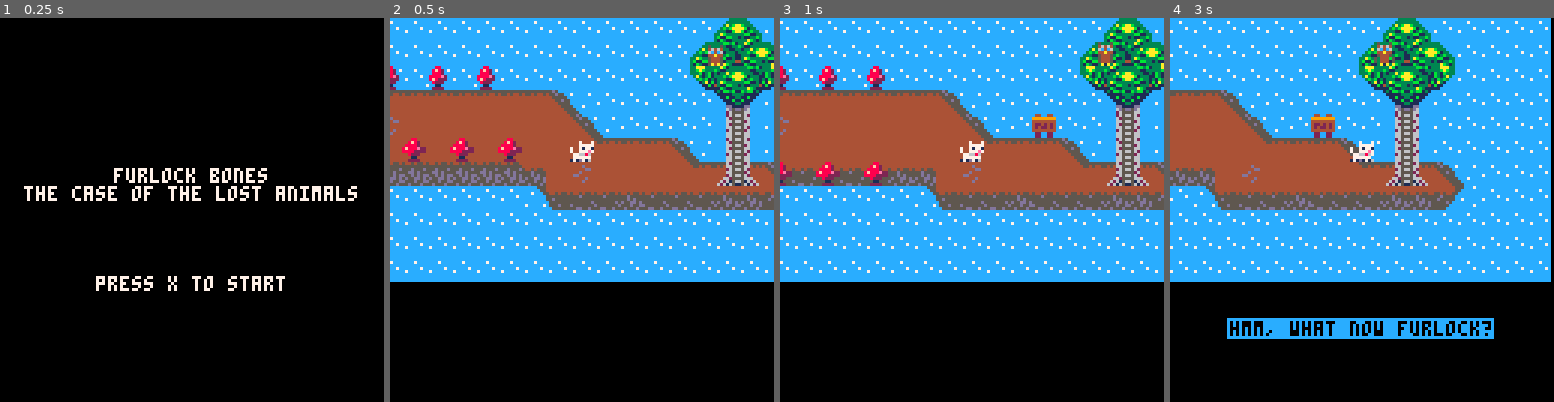
Above: before the commit, frames 1-4 (left to right).
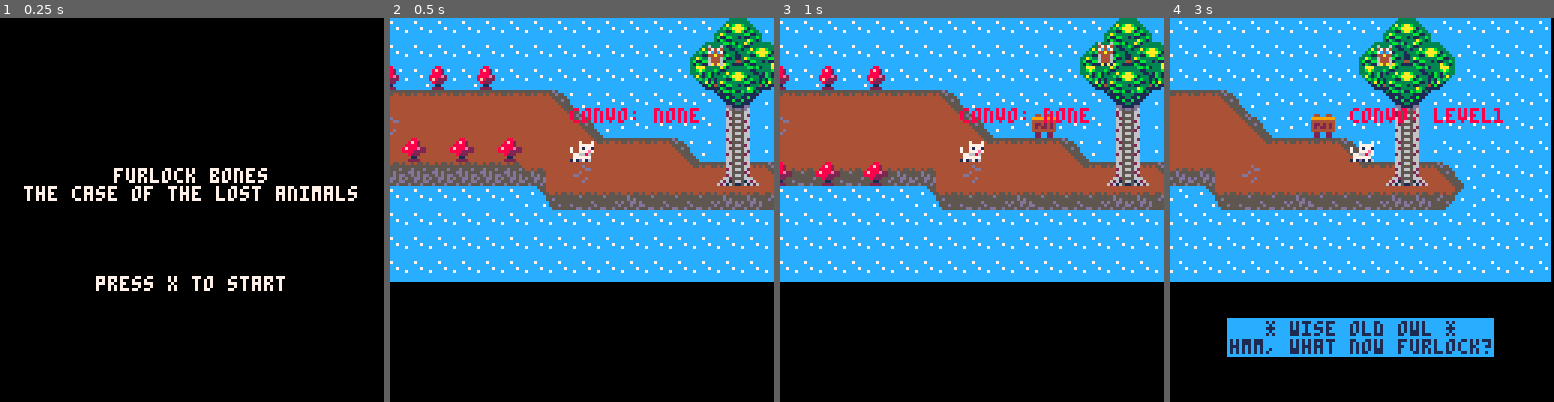
Above: after the commit, the same moments.

Repository: Mackeriah/FurlockBones-game
Game: PICO-8 cartridge furlock bones.p8
Same seed, same stepped clock (60 frames per second), same inputs: the game is played once before the commit and once after it.
Inputs:
- Up to frame 1 (0.25 s): no input
- Up to frame 2 (0.5 s): tap X (X key) at 0.33 s
- Up to frame 3 (1 s): tap O (Z key) at 0.7 s
- Up to frame 4 (3 s): tap X (X key) at 1.07, 1.85, 2.97 s; hold Right 1.6-2.1 s; tap O (Z key) every 0.4 s from 1.7 to 2.9 s; hold Up 2.15-2.42 s; hold Right from 2.47 s (still down)

Frame 1 is identical in both runs. In frame 2, 0.6% of the frame differs, in the area x 46-87%, y 7-28%; in frame 3, 0.6%; in frame 4, 5.4%, in the area x 14-87%, y 6-89%.

Commit message:
various
- owl animation tweaks as per Eliza feedback
- reorganised functions
- created new functions for extraneous code
- other AKA I forgot

Diff:
--- a/furlock bones.p8
+++ b/furlock bones.p8
@@ -11,7 +11,7 @@
 
 -- Furlock Bones: Consulting Dogtective --
 
---init, update, draw and draw functions
+--init, update and draw functions
 function _init()
 	-- debug_mode = false
 	camera_x = 0
@@ -21,6 +21,7 @@
 	anim_wait = 0.1
 	owl_time = 0
 	owl_wait = 1
+	map_swapper()
 	create_player()
 	create_brian()
 	create_owl()
@@ -40,13 +41,6 @@
 _[0] = false
 _[1] = true
 
--- put this in a function and run it on _init
--- create 6-bit table (used for map swapping)
-chr6,asc6,char6={},{},"abcdefghijklmnopqrstuvwxyz.1234567890 !@#$%,&*()-_=+[{]};:'|<>/?"
-for i=0,63 do
-c=sub(char6,i+1,i+1) chr6[i]=c asc6[c]=i
-end
-char6=_n
 
 function _update60()
 	if activeGame == true  then
@@ -57,30 +51,13 @@
 		camera_follow_player() -- MUST be after move_player
 		conversation_system()
 		move_brian()
-	else -- if still on menu
+		musicControl()
+		doMapStuff()
+	else -- if still on menu then start game
 		if (btnp(❎)) then activeGame = true end
 	end
-
-	if (btnp(🅾️)) then
-		-- compress current map 128x16 into variable squish
-		--squish=compressmap(0,0,128,16)
-		decompressmap(0,0,map0)
-		--printh(squish, "temp", 1) -- this prints it to a file so I can copy and paste
-	end
-	musicControl()
-
-	if (owl_collision(player.x,player.y,owl.x,owl.y)) == true then
-	end
-
-	if player.x < 290 then
-		if (sign_collision(player.x,player.y,sign1.x,sign1.y)) == true then
-		end
-	else
-		if (sign_collision(player.x,player.y,sign2.x,sign2.y)) == true then
-		end
-	end
-
-end
+end
+
 
 function _draw()
 	cls()
@@ -90,10 +67,11 @@
 		if text.active == true then draw_conversation()	end -- draw player conversations when required
 	end
 	-- if (debug_mode == true) then
-	--print("time: "..time(),player.x,player.y-10,8)
+	print("convo: "..conversation_state,player.x,player.y-10,8)
 	--print("anim_time: "..anim_time)
 	--print(player.velocity_x)
 	--print("char: "..text.character,player.x,player.y-10,8)
+
 
 	characters = {} -- create empty object/array to store all characters
 
@@ -183,21 +161,6 @@
 	end
 end
 
-function animate_owl()
-	-- eliza says owl should NOT move if you're talking to him
-	if player.x > 430 then
-		if text.character != "owl" and player.velocity_x == 0 then
-			if time() - owl_time > owl_wait then
-				owl.sprite += 1
-				owl_time = time()
-				if (owl.sprite > 8 ) then
-					owl.sprite = 5
-				end
-			end
-		end
-	end
-end
-
 function move_player()
 	if conversation_state != "level1" then	-- if talking then don't walk away, it's rude.
 		--when the user tries to move, only add the acceleration to the current speed.
@@ -289,24 +252,6 @@
 	brian.sprite = 22
 	brian.speed = 0
 	brian.direction = -1
-end
-
-function create_owl()
-	owl={}
-	owl.x = 476
-	owl.y = 8
-	owl.sprite = 5
-end
-
-function create_signs()
-	sign1={}
-	sign1.x = 56
-	sign1.y = 64
-	sign1.sprite = 20
-	sign2={}
-	sign2.x = 304
-	sign2.y = 16
-	sign2.sprite = 20
 end
 
 function move_brian()
@@ -337,6 +282,40 @@
 	end
 end
 
+function create_owl()
+	owl={}
+	owl.x = 476
+	owl.y = 8
+	owl.sprite = 5
+end
+
+function animate_owl()
+	-- eliza says owl should NOT move if you're talking to him
+	if player.x > 430 then
+		if time() - owl_time > owl_wait then
+			owl.sprite += 1
+			owl_time = time()
+			if (owl.sprite > 8 ) then -- owl flaps wings to pass the time
+				owl.sprite = 6
+			end
+		end
+		if text.character == "owl" and conversation_state != "start" then
+			owl.sprite = 5 -- owl sits down when talking
+		end
+	end
+end
+
+function create_signs()
+	sign1={}
+	sign1.x = 56
+	sign1.y = 64
+	sign1.sprite = 20
+	sign2={}
+	sign2.x = 304
+	sign2.y = 16
+	sign2.sprite = 20
+end
+
 
 -->8
 -- player collision functions
@@ -471,6 +450,20 @@
 -->8
 -- conversation and text functions
 function conversation_system()
+
+	-- check if next to Wise Old Owl
+	if (owl_collision(player.x,player.y,owl.x,owl.y)) == true then
+	end
+
+	-- check if next to a sign
+	if player.x < 290 then
+		if (sign_collision(player.x,player.y,sign1.x,sign1.y)) == true then
+		end
+	else
+		if (sign_collision(player.x,player.y,sign2.x,sign2.y)) == true then
+		end
+	end
+
 	-- none == no conversation
 	-- start == player can choose to start conversation
 	-- level1 == player now in a conversation
@@ -493,7 +486,7 @@
 
 	-- OWL
 	elseif conversation_state == "level1" and text.character == "owl" then
-		new_conversation({"hmm, what now furlock?"})
+		new_conversation({"* wise old owl *","hmm, what now furlock?"})
 		if (btnp(❎)) then
 			conversation_state = "level2"
 		end
@@ -545,9 +538,7 @@
 end
 
 function draw_conversation()
-	-- currently I just draw this in the middle of the screen
 	-- I want to draw it at the bottom UNLESS player y >= 188, in which case I'll draw at top of screen
-
 	-- determine longest line of text
 	local maxTextWidth = 0
 	for i=1, #text.string do
@@ -572,7 +563,13 @@
 		-- local tx = textbox_x +1 -- add 1 pixel of outside of box and text
 		local tx = camera_x + 64 - #txt * 2 -- centre text based on length of string txt
 		local ty = textbox_y -5+(i*6) -- padding for top of box but because for loop starts at 1 we need to subtract 5
-		print(txt, tx, ty, 0)
+		if (conversation_state == "start") and i == 1
+		 or (conversation_state == "sign") and i == 1
+		 then
+			print(txt, tx, ty, 7) -- print first text line white
+		else
+			print(txt, tx, ty, 1)
+		end
 	end
 end
 
@@ -598,6 +595,14 @@
 
 function log(text,overwrite) -- external logging file
 		printh(text, "log", overwrite)
+end
+
+function doMapStuff()
+	if (btnp(🅾️)) then
+		--squish=compressmap(0,0,128,16) -- compress current map 128x16 into squish
+		decompressmap(0,0,map0) -- decompress map0 and load into active game
+		--printh(squish, "temp", 1) -- this prints it to a file so I can copy and paste
+	end
 end
 
 function compressmap(h,v,x,y)
@@ -659,6 +664,15 @@
 	until forever
 end
 
+function map_swapper()
+	-- create 6-bit table to store maps
+	chr6,asc6,char6={},{},"abcdefghijklmnopqrstuvwxyz.1234567890 !@#$%,&*()-_=+[{]};:'|<>/?"
+	for i=0,63 do
+	c=sub(char6,i+1,i+1) chr6[i]=c asc6[c]=i
+	end
+	char6=_n
+end
+
 -- music function
 function musicControl()
 	if playing == 'start' then
@@ -678,14 +692,14 @@
 map0 = "ac_?@m=?t<6rh>pbp<ppam=? a6c?l_dgj[qh>?ap<ppam=?0aafli=d8<6ipi=d8<6i?5-dej{uf>?ap<ppam=?!a-?m-ahn<pbpy{v?t-d?+d …(252 unchanged characters)…
 
 __gfx__
-000000000000000000000000000700070007000700000000050005000500050005000500444b444bbbbbbbccbbbbbccc55555555cccccccc555ccc7ccccccccc
-000000000007000700070007000777770007777705000500046464000464640004646400444444bbbbbbbcccbbbbcccc455454457ccccc7c55cccccccccc7ccc
-00700700000777770007777770071771700717710464640006c4c60006c4c60006c4c600444444bbbbbbccccbbbccccc44444444cccccccc5ccccccccccccccc
-000770007007177170071771700777e7700777e706c4c600044a4400044a4400044a440044444bbbbbbbccccbbbbcccc44444444cccccccccccccccccccccc7c
-00077000700777e7700777e70776686007766860044a4400054445000544450005444500444b444bbbbcccccbbbbcccc44444444cccccccccc7cccccc7cccccc
-007007000776686007766860077777700777777005444500054445005044405005444500444444bbbbbbccccbbbbcccc444444445ccc7ccccccccccccccccccc
-00000000077777700777777070d0070670d07060054445000544450050444050054445004444bbbbbbbbccccbbbbcccc4444444455cccccccccccc7ccccccccc
-00000000171d7160171d1716011111000111110005a4a50000a1a00000a1a00000a1a0004b44b4bbbbbcccccbbbbbccc44444444555ccccccccccccccccccccc
+000000000000000000000000000700070007000700000000060006000600060006000600444b444bbbbbbbccbbbbbccc55555555cccccccc555ccc7ccccccccc
+000000000007000700070007000777770007777706000600047474000474740004747400444444bbbbbbbcccbbbbcccc455454457ccccc7c55cccccccccc7ccc
+00700700000777770007777770071771700717710474740007c4c70007c4c70007c4c700444444bbbbbbccccbbbccccc44444444cccccccc5ccccccccccccccc
+000770007007177170071771700777e7700777e707c4c700044a4400044a4400044a440044444bbbbbbbccccbbbbcccc44444444cccccccccccccccccccccc7c
+00077000700777e7700777e70776686007766860044a4400064446000644460006444600444b444bbbbcccccbbbbcccc44444444cccccccccc7cccccc7cccccc
+007007000776686007766860077777700777777006444600064446006144416006444600444444bbbbbbccccbbbbcccc444444445ccc7ccccccccccccccccccc
+00000000077777700777777070d0070670d07060064446000644460061444160064446004444bbbbbbbbccccbbbbcccc4444444455cccccccccccc7ccccccccc
+00000000171d7160171d1716011111000111110006a4a60001a1a10011a1a11001a1a1004b44b4bbbbbcccccbbbbbccc44444444555ccccccccccccccccccccc
 bbbbbbbbbbbbbbbbbbbbb9bbc44cc44cb44bb44bbbb33bbb000000000000000000000000bbbb4444444444444444444455d5cccc44444444bbbbbbbbccccc555
 bbbbbbbbbbbbbbbbbbbb9bbb9999999999999999bb31b3bb000500050000000000000000bbb444444444d44444444444455d55cc44444444bbbbbbbbcccccc55
 bbbbddbbbb224444444944bb4444444444444444b33b331b000444440000000000000000bb44444444444d44444444444455555c544545545bb5b55bccc7ccc5
